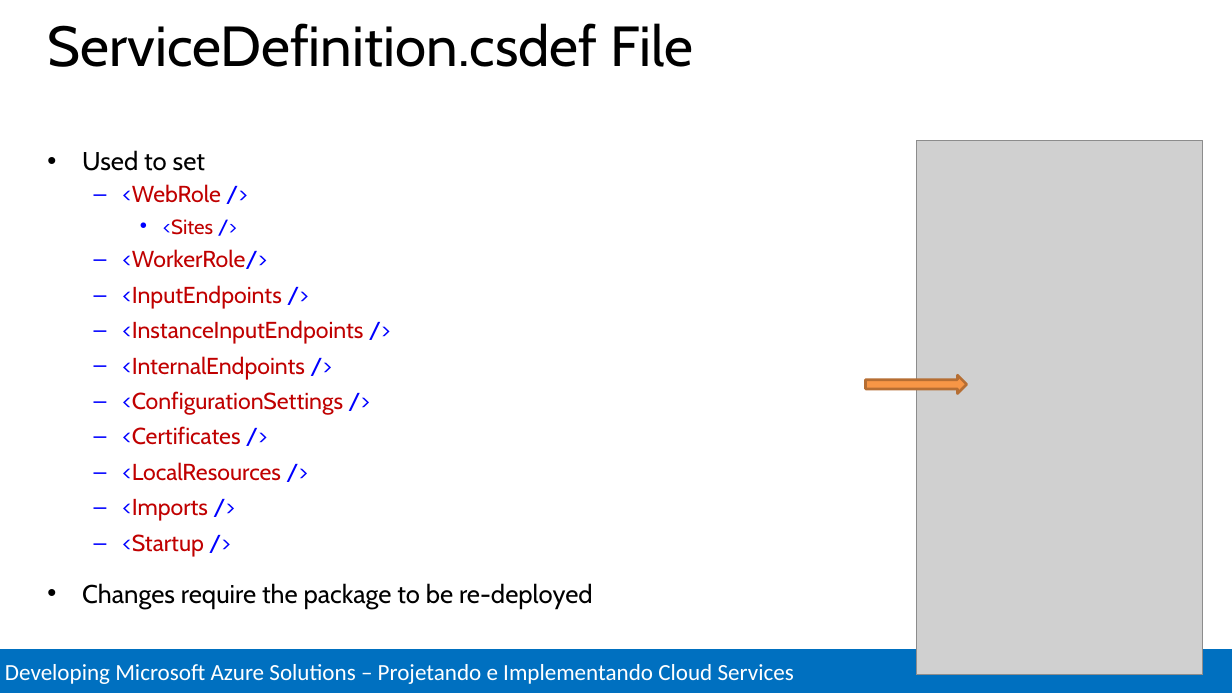
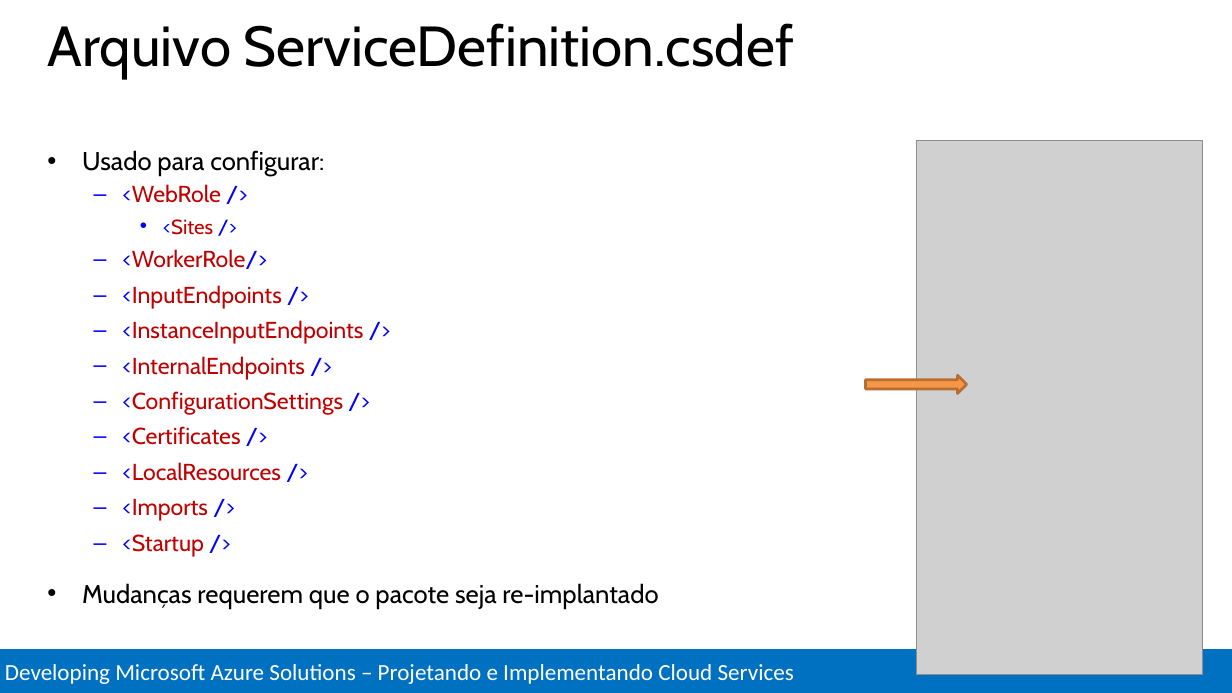
Before and after one commit to Evilazaro/MCSDAzureTraining, a slide deck: slide 25 of Design and Implement Cloud Services/Design and Implement Cloud Services.pptx. Drawn at 1232x693 pixels with LibreOffice and Linux fonts; fonts in the diff are those of the drawing; grey boxes stand for pictures. Boxes give left, top, right and bottom in pixels: in the first picture for what was removed or moved away, otherwise in the second. Text is boxed around its words. In the diff, an @@ line names an element or a change of style, - is before the commit and + after.

Commit message:
Tradução Parcial Desenvolvendo para Cloud Services parte 2

```diff
--- a/Design and Implement Cloud Services/Design and Implement Cloud Services.pptx
+++ b/Design and Implement Cloud Services/Design and Implement Cloud Services.pptx
@@ title at bbox=[48, 23, 794, 79]: text changed @@
-ServiceDefinition.csdef File
+Arquivo ServiceDefinition.csdef
@@ text at bbox=[82, 150, 324, 176]: text changed @@
-• Used to set
+• Usado para configurar:
@@ text at bbox=[82, 583, 658, 609]: text changed @@
-• Changes require the package to be re-deployed
+• Mudanças requerem que o pacote seja re-implantado
```
Also in this commit, not shown: 4 other slides changed.
